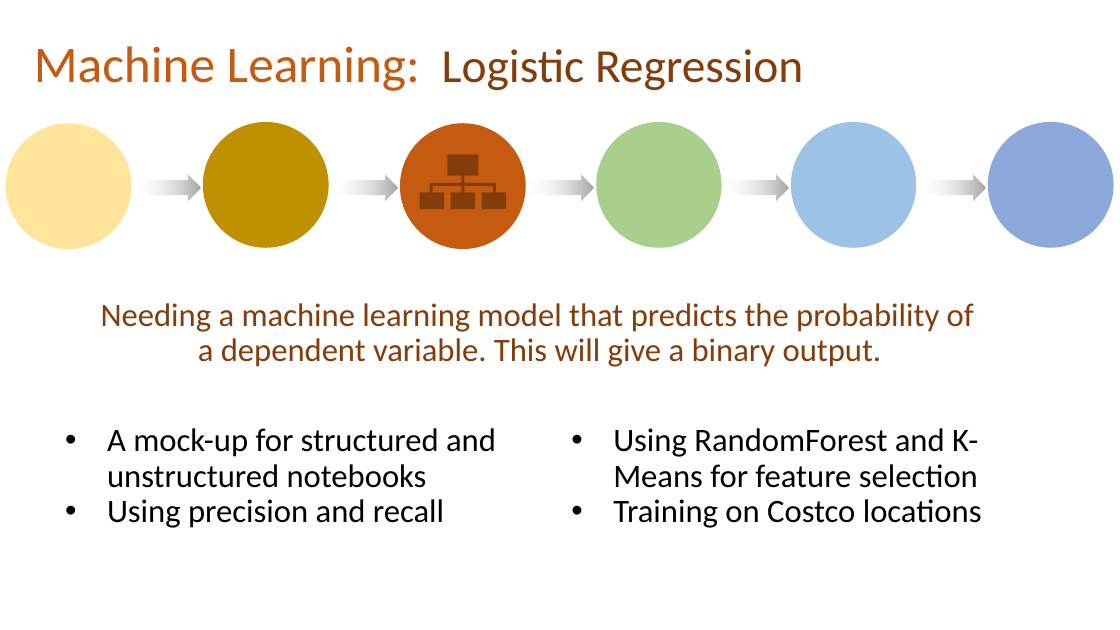
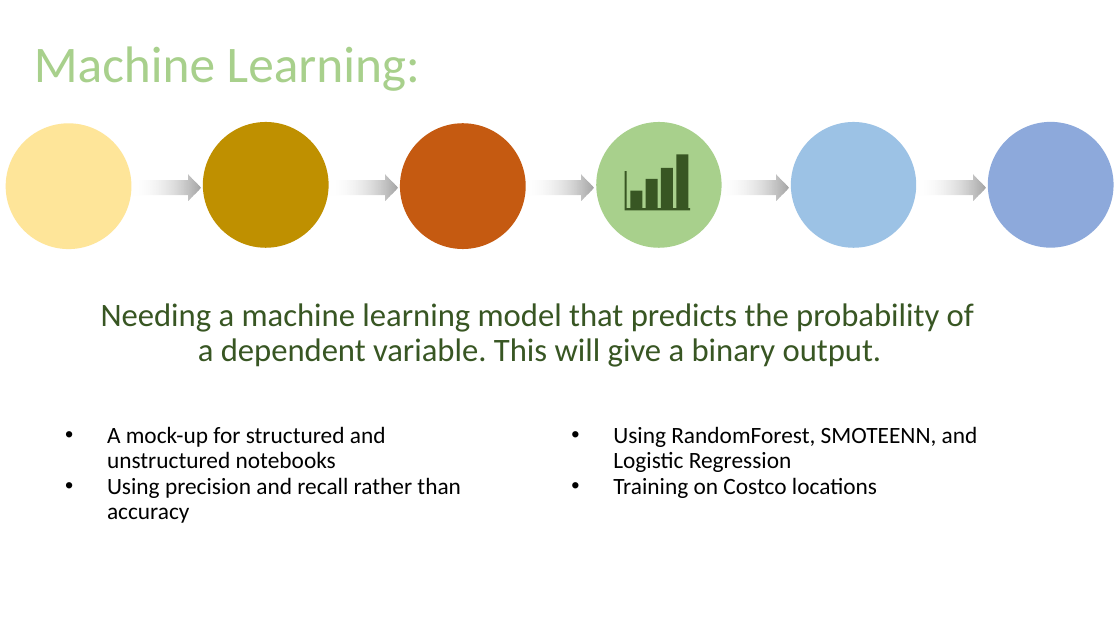
Before and after one commit to JaxWil24/Hearing_Aid_Accessibility, a slide deck: slide 6 of Presentation/FP_Powerpoint.pptx (slide 5 before the commit). Drawn at 1120x630 pixels with LibreOffice and Linux fonts; fonts in the diff are those of the drawing. Boxes give left, top, right and bottom in pixels: in the first picture for what was removed or moved away, otherwise in the second. Text is boxed around its words. In the diff, an @@ line names an element or a change of style, - is before the commit and + after.

```diff
--- a/Presentation/FP_Powerpoint.pptx
+++ b/Presentation/FP_Powerpoint.pptx
@@ text "Machine Learning:" at [34, 46, 420, 91]: text colour #C55A11 to #A8D08C @@
@@ text removed at [442, 49, 803, 90] @@
-Logistic Regression
@@ freeform shape removed at [420, 155, 507, 209] @@
@@ group added at [625, 155, 691, 211]: 4 rectangles, 1 freeform shape @@
@@ text "Needing a machine learning model ..." at [101, 303, 974, 367]: text colour #843C0B to #385723 @@
@@ text at [107, 426, 386, 468]: size 28 to 20 pt in "A mock-up for structured and unstructured notebooks" @@
@@ text at [613, 426, 978, 472]: text changed; size 28 to 20 pt @@
-• Using RandomForest and K-Means for feature selection
+• Using RandomForest, SMOTEENN, and Logistic Regression
@@ text at [107, 477, 461, 523]: text changed; size 28 to 20 pt @@
-• Using precision and recall
+• Using precision and recall rather than accuracy
@@ text at [613, 477, 877, 498]: size 28 to 20 pt in "Training on Costco locations" @@
```
Also in this commit, not shown: 4 other slides changed, 2 slides added, 2 slides removed.
